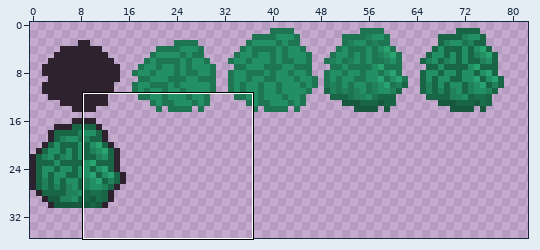
Two states of a pixel-art file, art-designs/bush-design.aseprite. Above, an overview of the earlier version with the close-up marked.
Close-up. Earlier state:
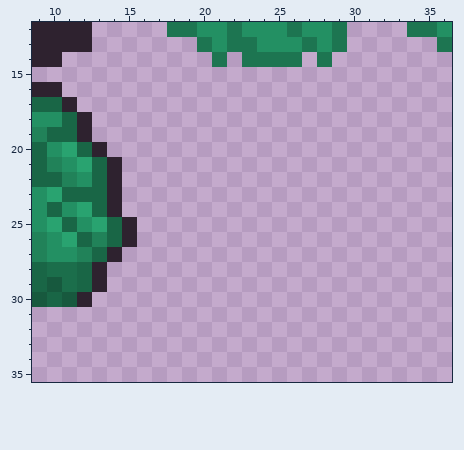
128x128 pixels, 1 frame. Colours within 5 levels of each other are drawn and written as one. Shown: x 9..36, y 12..35. The wide view leaves out empty margins.
The result:
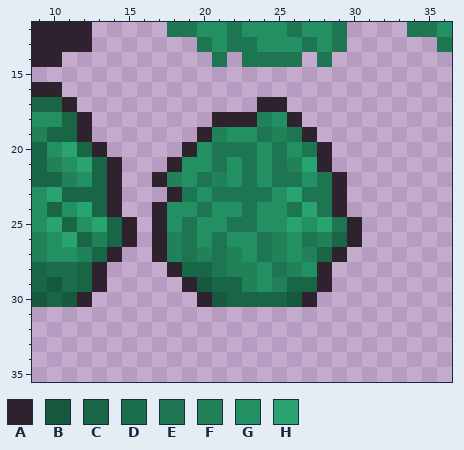
Palette (. is transparent): A #2e222f  B #17593e  C #196646  D #1b6e4b  E #1d7551  F #218259  G #239063  H #29a370
Edits made:
There is now colour A in row 17 at x 24 to 25; in row 18 at x 21 to 23 and 26; in row 19 at x 20 and 27; in row 20 at x 19 and 28; in row 21 at x 18 and 28; in row 22 at x 17 and 29.
There is now colour A in row 23 at x 18 and 29; in row 24 at x 17 and 29; in rows 25 to 26 at x 17 and 30; in row 27 at x 17 and 29; in row 28 at x 18 and 28; in row 29 at x 19 and 28.
There is now colour A in row 30 at x 20 and 27.
There is now colour B in row 29 at x 20; in row 30 at x 21 and 26.
There is now colour C in row 26 at x 29; in row 27 at x 28; in row 28 at x 19 to 20; in row 29 at x 21 to 22 and 26 to 27; in row 30 at x 22 to 25.
There is now colour E in row 19 at x 24 and 26; in row 20 at x 21 to 23, 25 and 27; in row 21 at x 21, 23 and 25; in row 22 at x 20, 23, 25 to 26 and 28; in row 23 at x 19, 21 to 24 and 27 to 28; in row 24 at x 20, 23, 26 and 28.
There is now colour E in row 25 at x 19, 22 to 23 and 29; in row 26 at x 19, 21, 24 and 27; in row 27 at x 19, 21 and 24; in row 28 at x 21 and 25.
There is now colour F in row 18 at x 24; in row 19 at x 21 and 25; in row 21 at x 26; in row 22 at x 18 and 21; in row 26 at x 18, 25 and 28; in row 27 at x 18, 20, 22, 25 and 27.
There is now colour F in row 28 at x 22 to 23 and 26; in row 29 at x 23 and 25.
There is now colour G in row 18 at x 25; in row 19 at x 22 to 23; in row 20 at x 20, 24 and 26; in row 21 at x 19 to 20, 22 and 24; in row 22 at x 19, 22, 24 and 27; in row 23 at x 20 and 25.
There is now colour G in row 24 at x 18 to 19, 21 to 22 and 24 to 25; in row 25 at x 18, 20 to 21, 24 to 25 and 27; in row 26 at x 20, 22 to 23 and 26; in row 27 at x 23 and 26; in row 28 at x 24 and 27; in row 29 at x 24.
There is now colour H in row 21 at x 27; in row 23 at x 26; in row 24 at x 27; in row 25 at x 26 and 28.
